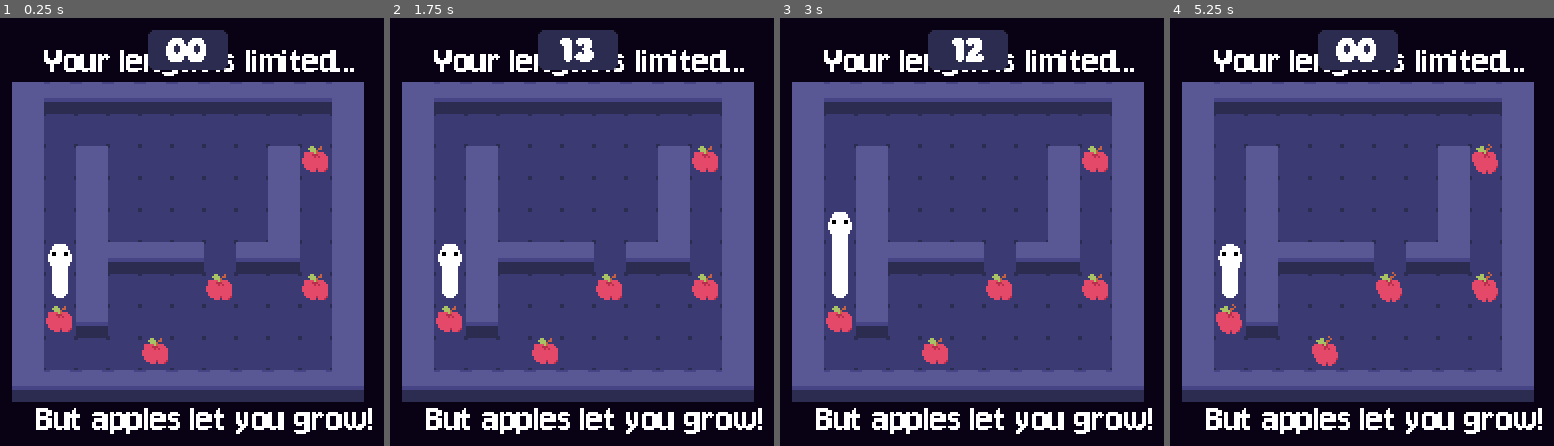
Above: before the commit, frames 1-4 (left to right).
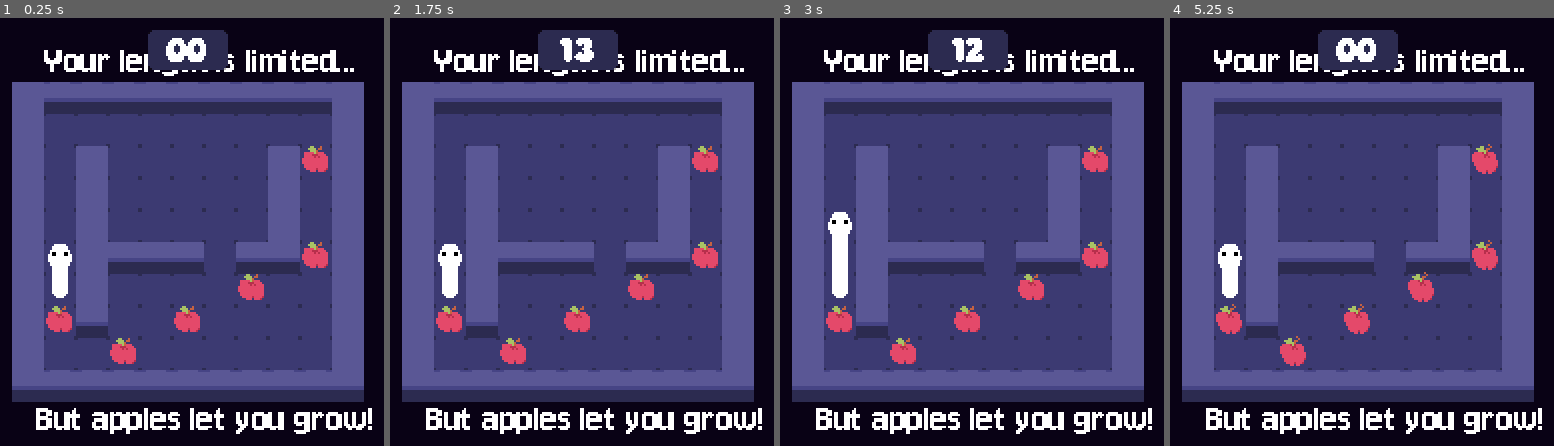
Above: after the commit, the same moments.

Repository: Evelyn-is-eepy/12dt-1---ouroborus
Game: Godot game, scene res://Scenes/Levels/level_3.tscn
Same seed, same stepped clock (60 frames per second), same inputs: the game is played once before the commit and once after it. This scene is started directly instead of the project's main scene.
Inputs:
- Up to frame 1 (0.25 s): no input
- Up to frame 2 (1.75 s): tap Enter at 0.5 s; hold D (move_right) 0.53-1.28 s; tap R (restart) at 1.25 s; hold S (move_down) from 1.28 s (still down)
- Up to frame 3 (3 s): tap R (restart) at 2, 2.75 s; release S (move_down) at 2.03 s; hold D (move_right) 2.03-2.78 s; hold W (move_up) from 2.78 s (still down)
- Up to frame 4 (5.25 s): tap R (restart) at 3.5, 4.25 s; release W (move_up) at 3.53 s; hold A (move_left) 3.53-5.03 s; hold S (move_down) from 5.03 s (still down)

The runs differ from the first frame. In frame 1, 2.2% of the frame differs, in the area x 28-86%, y 52-81%; in frame 2, 2.2%; in frame 3, 2.2%; in frame 4, 2.3%, in the area x 12-86%, y 51-82%.

Commit message:
started implementing save file

Diff:
--- a/Scenes/Levels/level_3.tscn
+++ b/Scenes/Levels/level_3.tscn
@@ -325,7 +325,7 @@
 metadata/_edit_use_anchors_ = true
 
 [node name="ObjectSpawnsLayer" type="TileMapLayer" parent="." unique_id=1626282959]
-tile_map_data = PackedByteArray("AAAEAAUAAAABAAAAAAAMAAYAAAACAAEAAAAJAAYAAAACAAEAAAAHAAgAAAACAAEAAAAEAAcAAAACAAEAAAAMAAIAAAACAAEAAAA=")
+tile_map_data = PackedByteArray("AAAEAAUAAAABAAAAAAAMAAIAAAACAAEAAAAEAAcAAAACAAEAAAAGAAgAAAACAAEAAAAIAAcAAAACAAEAAAAKAAYAAAACAAEAAAAMAAUAAAACAAEAAAA=")
 tile_set = ExtResource("5_167vu")
 
 [node name="TerrainLayer" type="TileMapLayer" parent="." unique_id=887265732 groups=["terrain_and_hazards", "terrain_plus_hazards"]]
--- /dev/null
+++ b/Scripts/global.gd
@@ -0,0 +1,11 @@
+extends Node
+
+
+# Called when the node enters the scene tree for the first time.
+func _ready() -> void:
+	pass # Replace with function body.
+
+
+# Called every frame. 'delta' is the elapsed time since the previous frame.
+func _process(delta: float) -> void:
+	pass
--- a/Scripts/level_select.gd
+++ b/Scripts/level_select.gd
@@ -8,6 +8,8 @@
 var button_style: StyleBox = load("res://Assets/menu_button_style.tres")
 # File path of the main menu scene
 @export var exit_scene: String = "res://Scenes/main_menu.tscn"
+
+var save_path = "user://data.save"
 
 # Called when the node enters the scene tree for the first time.
 func _ready() -> void:
@@ -21,6 +23,9 @@
 		new_level_button.add_theme_stylebox_override('normal',button_style)
 		button_container.add_child(new_level_button)
 
+
+
+
 func level_selected(reference):
 	print(reference)
 	get_tree().change_scene_to_file(level_scene_path + reference + '.tscn')
--- a/project.godot
+++ b/project.godot
@@ -17,6 +17,10 @@
 boot_splash/stretch_mode=4
 boot_splash/use_filter=false
 config/icon="res://icon.svg"
+
+[autoload]
+
+Global="*uid://cfs8w46xspv2c"
 
 [display]
 
Not shown, added: Scripts/global.gd.uid
